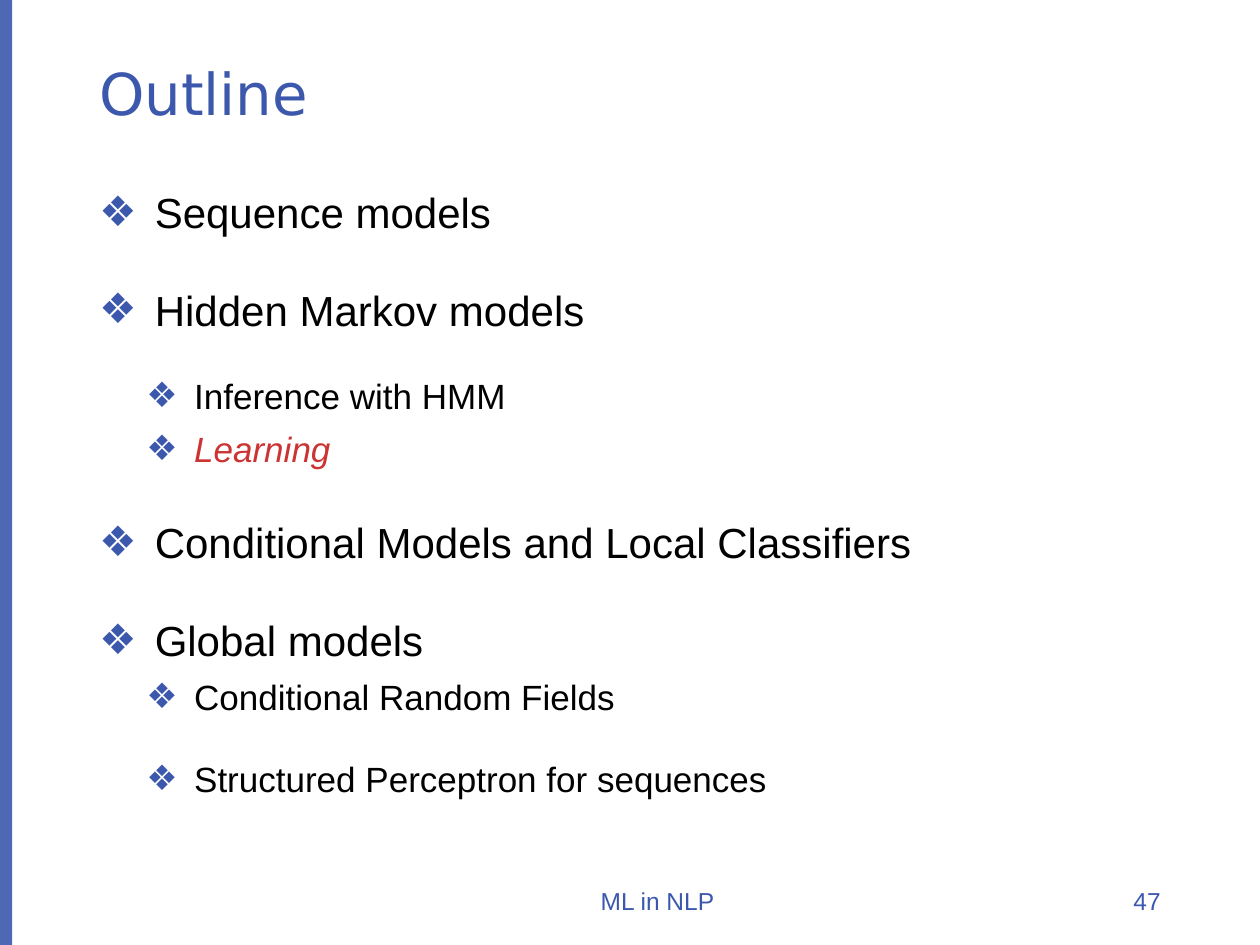
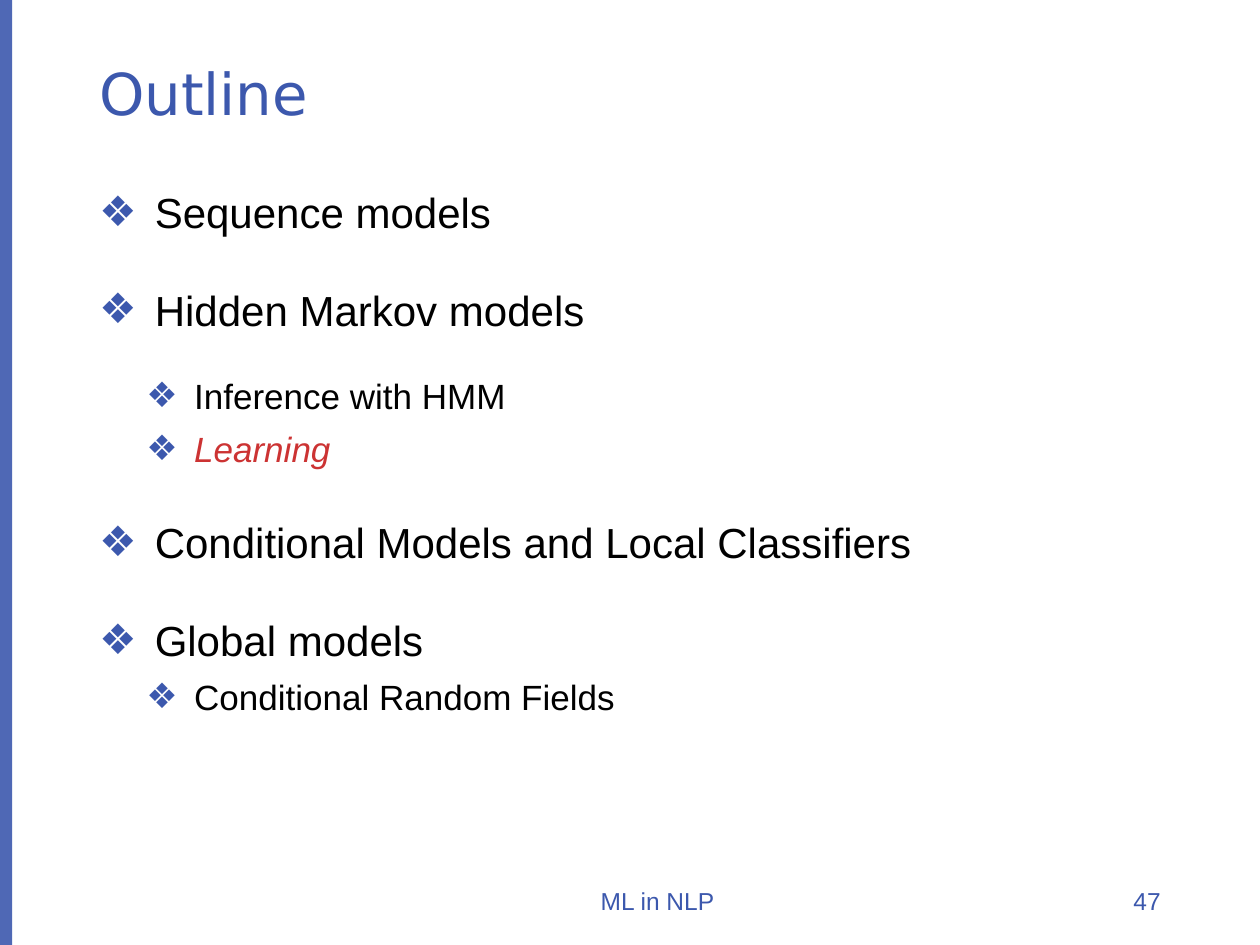
Before and after one commit to uclanlp/CS269-17, a slide deck: slide 47 of slides/CS269-04.pptx. Drawn at 1260x945 pixels with LibreOffice and Linux fonts; fonts in the diff are those of the drawing; background and template pictures are left out. Boxes give left, top, right and bottom in pixels: in the first picture for what was removed or moved away, otherwise in the second. Text is boxed around its words. In the diff, an @@ line names an element or a change of style, - is before the commit and + after.

```diff
--- a/slides/CS269-04.pptx
+++ b/slides/CS269-04.pptx
@@ text at (194, 766, 766, 799): paragraph removed @@
-  ❖ Structured Perceptron for sequences
```
Also in this commit, not shown: 3 other slides changed, 9 slides added, 2 slides removed, 1 other file.
